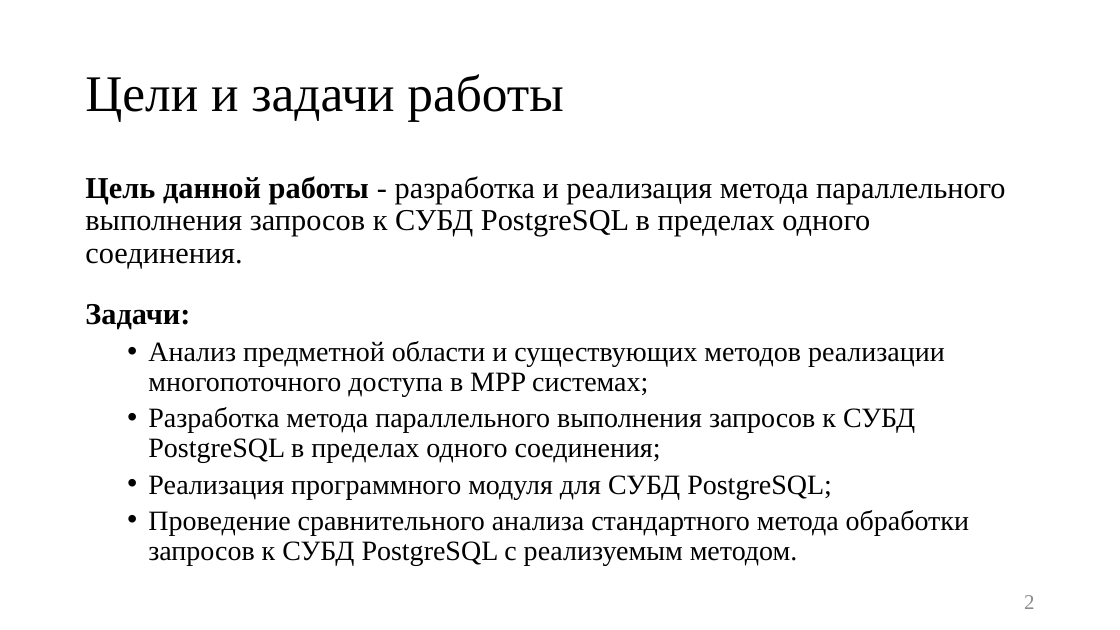
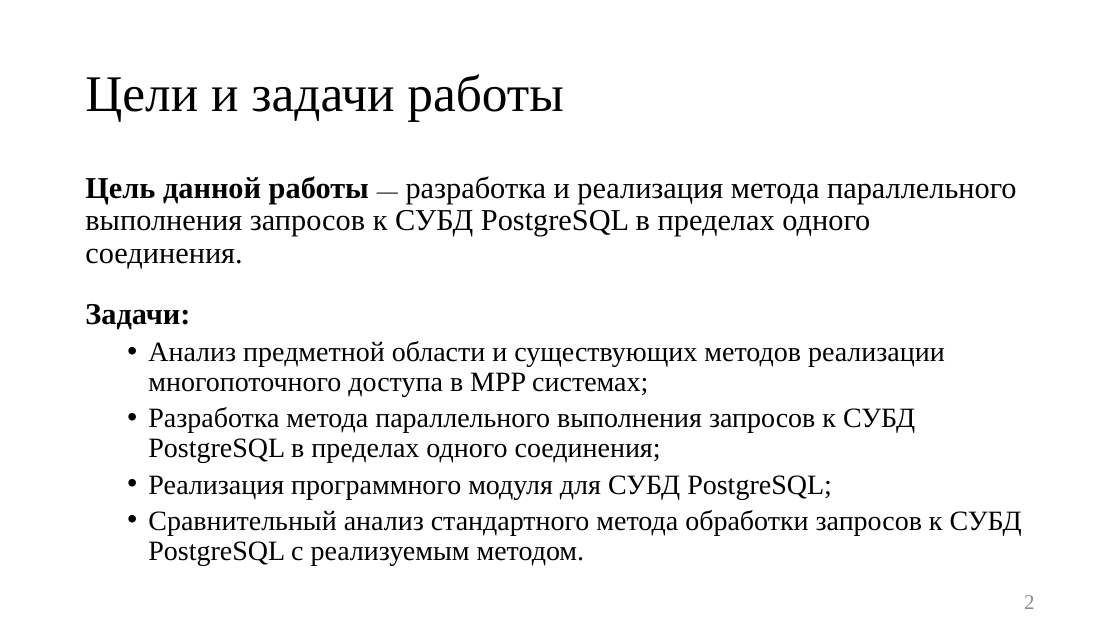
Before and after one commit to platosha-git/Diplom-theory, a slide deck: slide 2 of Презентация.pptx. Drawn at 1120x630 pixels with LibreOffice and Linux fonts; fonts in the diff are those of the drawing. Boxes give left, top, right and bottom in pixels: in the first picture for what was removed or moved away, otherwise in the second. Text is boxed around its words. In the diff, an @@ line names an element or a change of style, - is before the commit and + after.

```diff
--- a/Презентация.pptx
+++ b/Презентация.pptx
@@ text at (85, 176, 1017, 269): text changed @@
-Цель данной работы - разработка и реализация метода параллельного выполнения запросов к СУБД PostgreSQL в пределах одного соединения.
+Цель данной работы — разработка и реализация метода параллельного выполнения запросов к СУБД PostgreSQL в пределах одного соединения.
@@ text at (148, 510, 1022, 565): text changed @@
-  • Проведение сравнительного анализа стандартного метода обработки запросов к СУБД PostgreSQL с реализуемым методом.
+  • Сравнительный анализ стандартного метода обработки запросов к СУБД PostgreSQL с реализуемым методом.
```
Also in this commit, not shown: 6 slides added.
